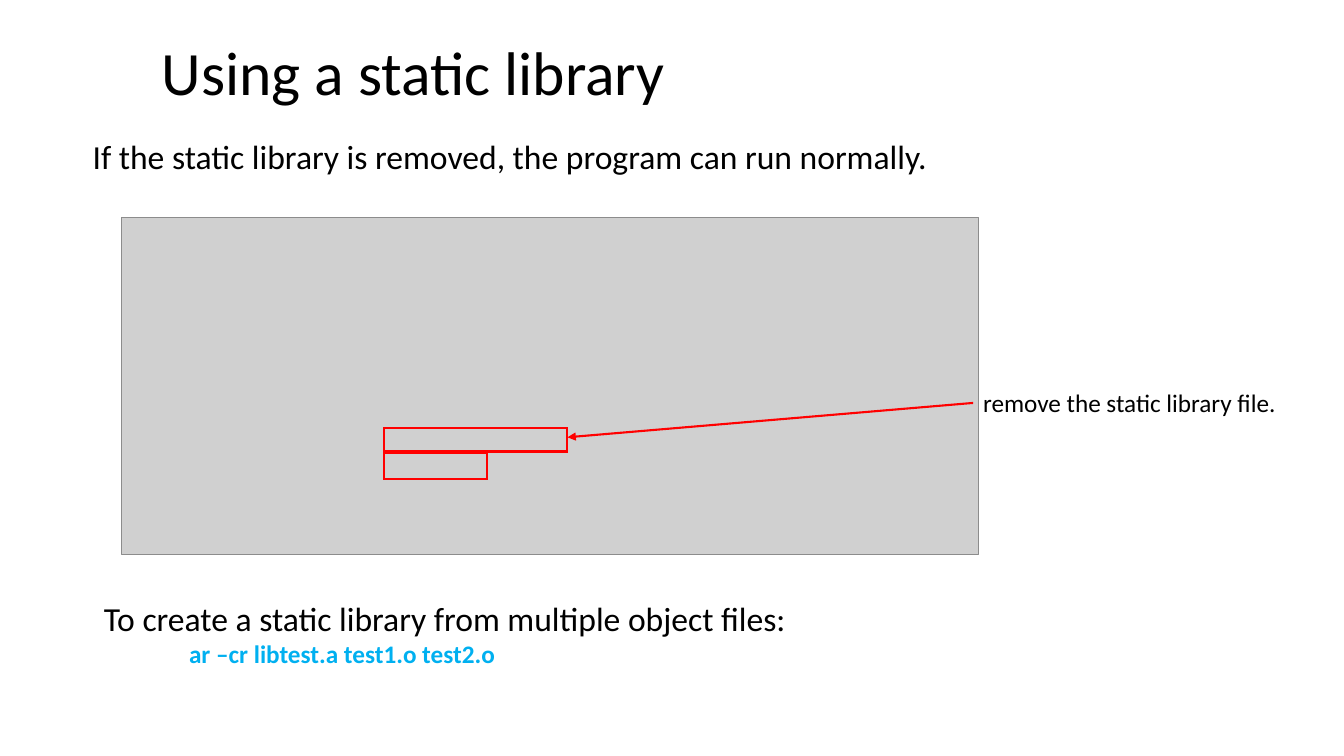
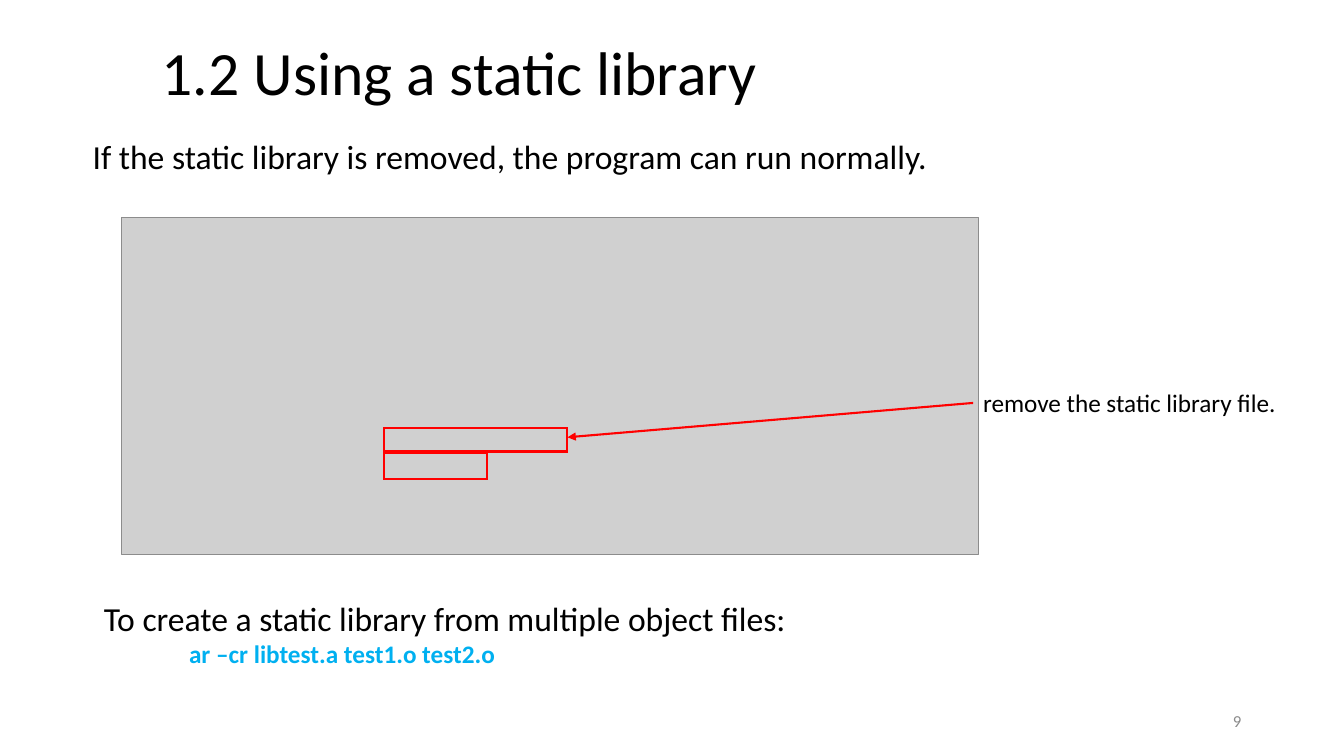
Before and after one commit to ShiqiYu/CPP, a slide deck: slide 9 of week06/Lab06.pptx (slide 8 before the commit). Drawn at 1344x756 pixels with LibreOffice and Linux fonts; fonts in the diff are those of the drawing; grey boxes stand for pictures; background and template pictures are left out. Boxes give left, top, right and bottom in pixels: in the first picture for what was removed or moved away, otherwise in the second. Text is boxed around its words. In the diff, an @@ line names an element or a change of style, - is before the commit and + after.

```diff
--- a/week06/Lab06.pptx
+++ b/week06/Lab06.pptx
@@ title at <box>162,52,756,106</box>: text changed @@
-Using a static library
+1.2 Using a static library
@@ page number added at <box>1233,716,1241,727</box>, 12 pt, text #8C8C8C @@
+9
```
Also in this commit, not shown: 18 other slides changed, 6 slides added, 3 other files.
